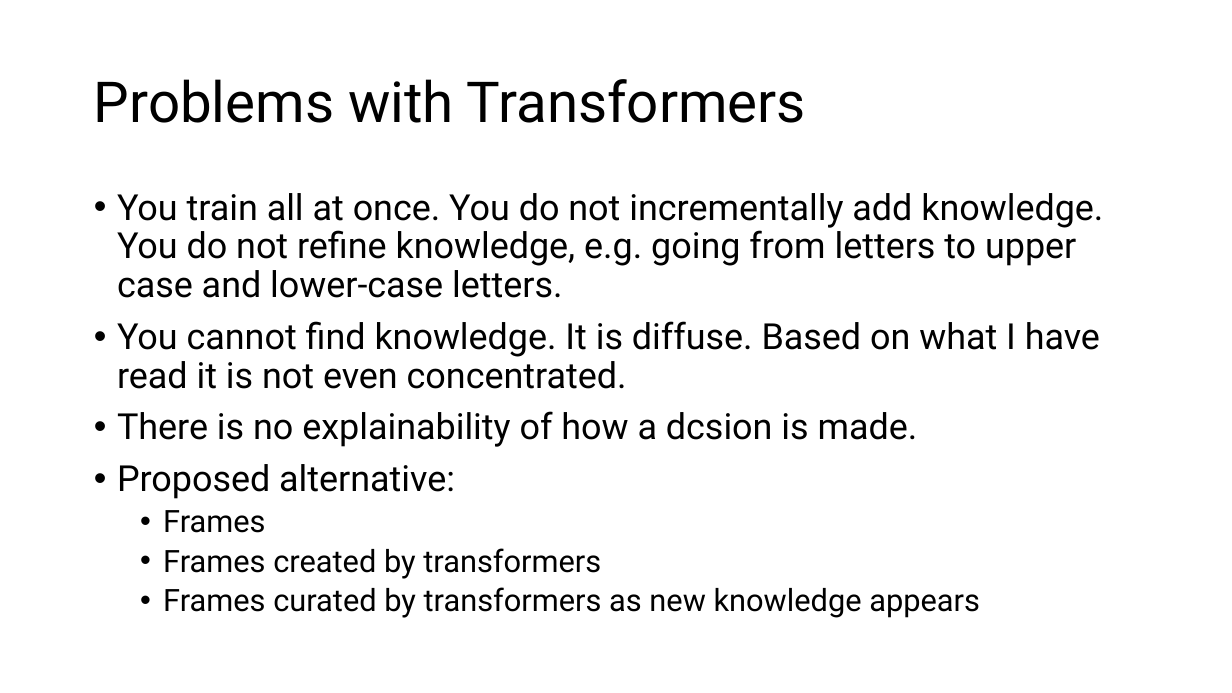
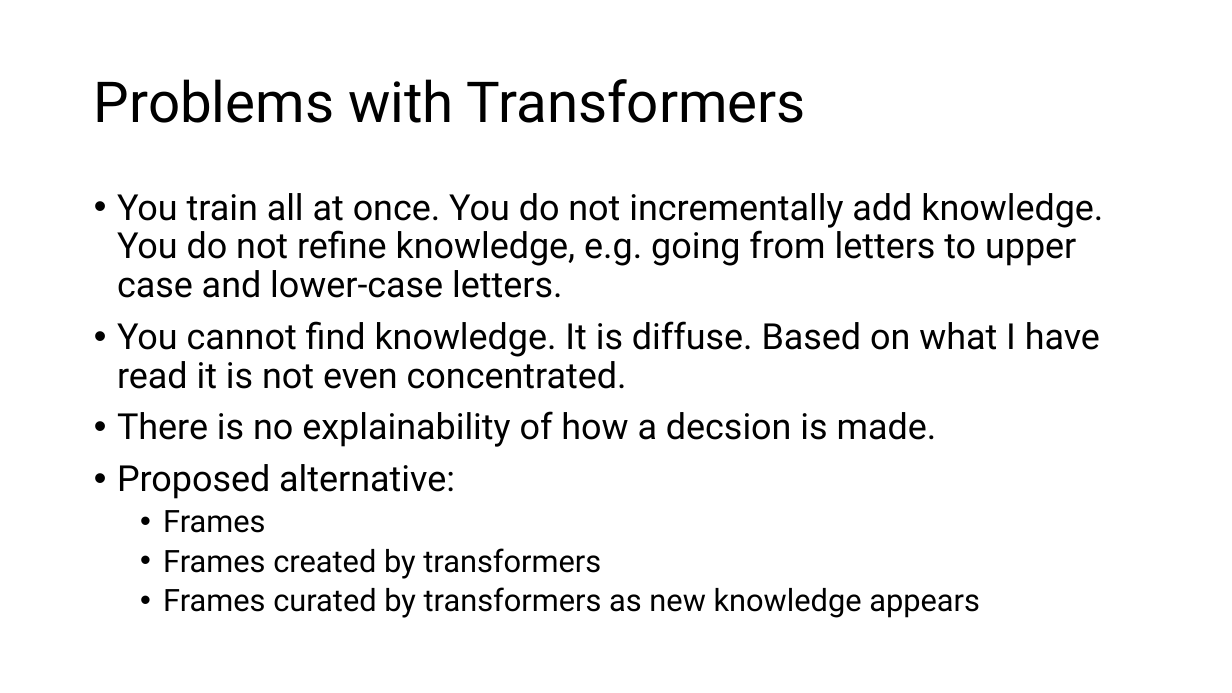
Before and after one commit to OwlSaver/GWU, a slide deck: slide 2 of Praxis/Identifying Inconsistencies and Incompleteness in Documents.pptx. Drawn at 1232x693 pixels with LibreOffice and Linux fonts; fonts in the diff are those of the drawing. Boxes give left, top, right and bottom in pixels: in the first picture for what was removed or moved away, otherwise in the second. Text is boxed around its words. In the diff, an @@ line names an element or a change of style, - is before the commit and + after.

Commit message:
Add new presentation and reference documents on legal knowledge graphs

```diff
--- a/Praxis/Identifying Inconsistencies and Incompleteness in Documents.pptx
+++ b/Praxis/Identifying Inconsistencies and Incompleteness in Documents.pptx
@@ text at <box>117,411,937,447</box>: text changed @@
-• There is no explainability of how a dcsion is made.
+• There is no explainability of how a decsion is made.
```
Also in this commit, not shown: 13 other files.
